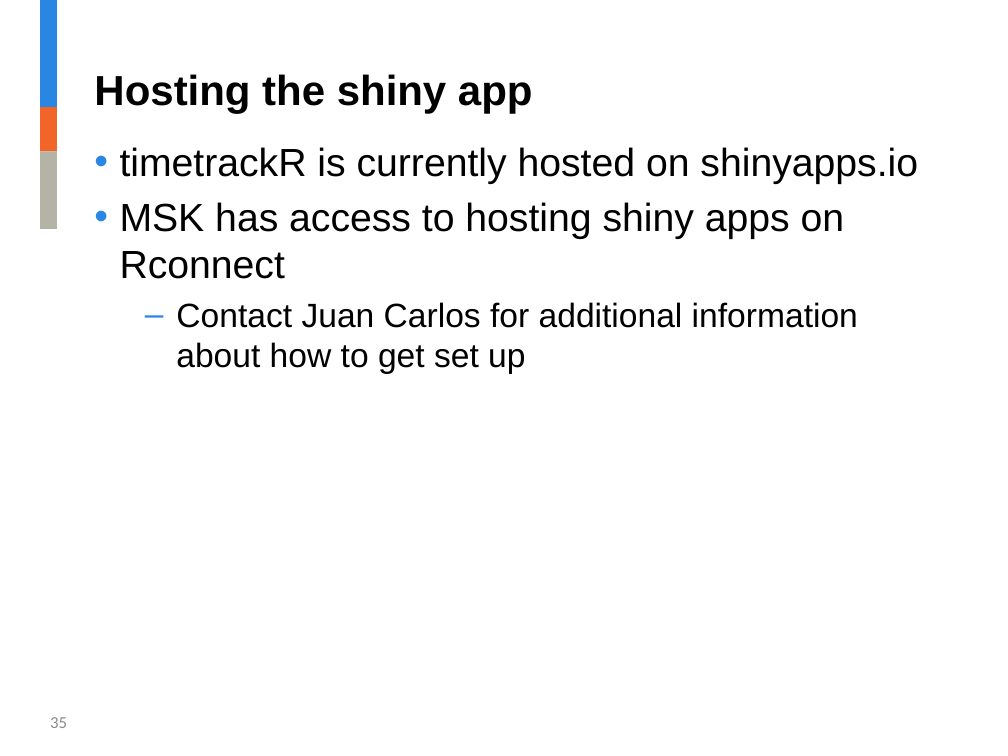
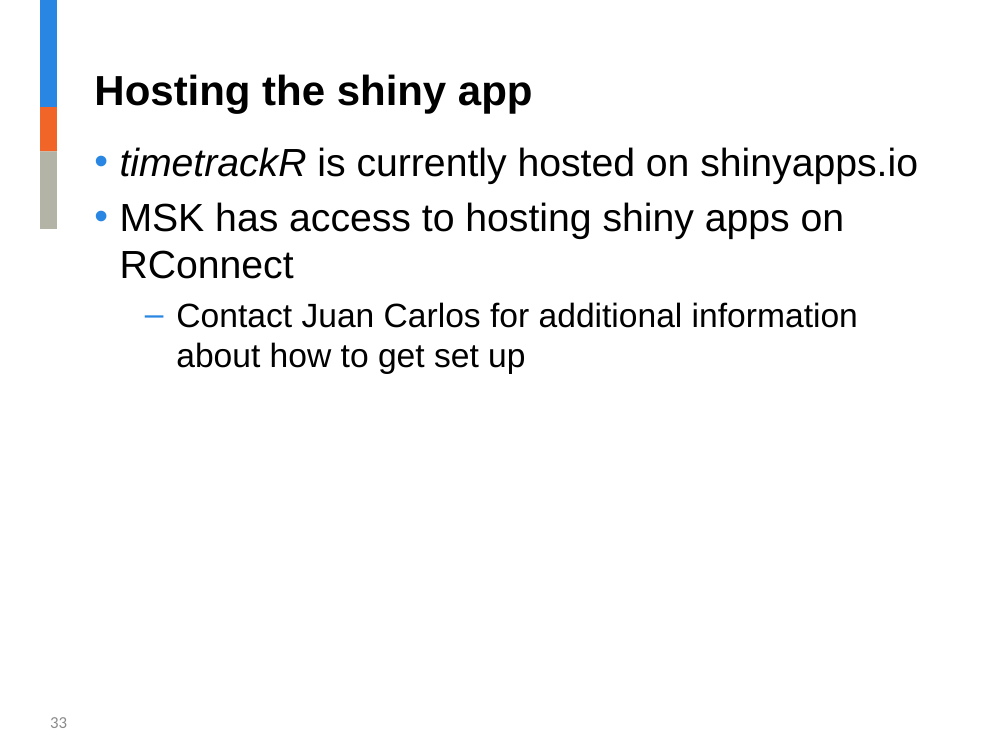
Before and after one commit to jalavery/timetrackR, a slide deck: slide 33 of Strategy and Innovation timetrackR Presentation.pptx (slide 35 before the commit). Drawn at 1008x756 pixels with LibreOffice and Linux fonts; fonts in the diff are those of the drawing; background and template pictures are left out. Boxes give left, top, right and bottom in pixels: in the first picture for what was removed or moved away, otherwise in the second. Text is boxed around its words. In the diff, an @@ line names an element or a change of style, - is before the commit and + after.

```diff
--- a/Strategy and Innovation timetrackR Presentation.pptx
+++ b/Strategy and Innovation timetrackR Presentation.pptx
@@ text at [120,147,918,184]: italic on in "timetrackR" @@
@@ text at [120,202,845,279]: text changed @@
-• MSK has access to hosting shiny apps on Rconnect
+• MSK has access to hosting shiny apps on RConnect
@@ page number at [50,717,67,728]: text changed @@
-35
+33
```
Also in this commit, not shown: 9 other slides changed, 2 slides removed, 1 other file.
